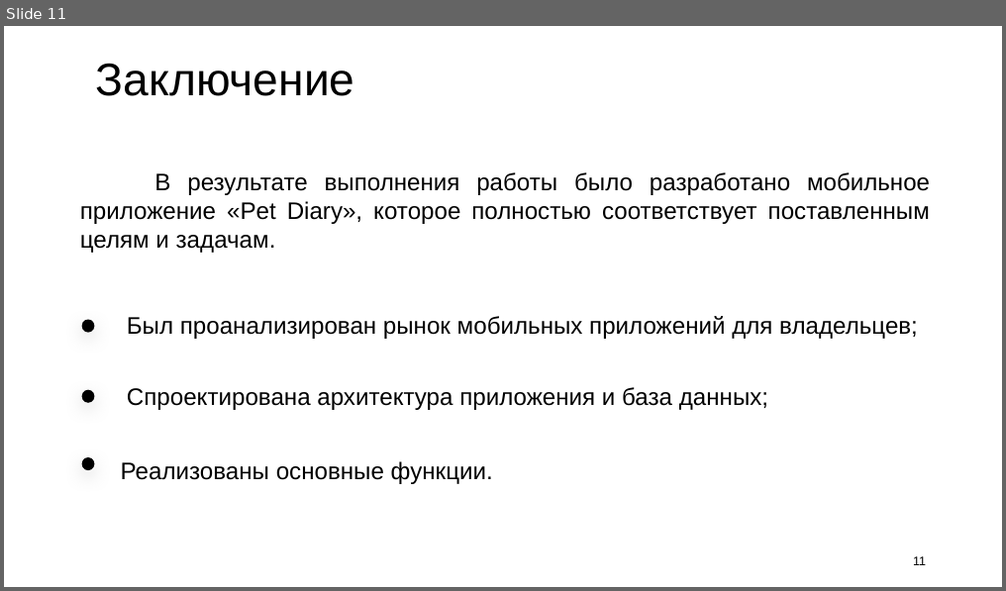
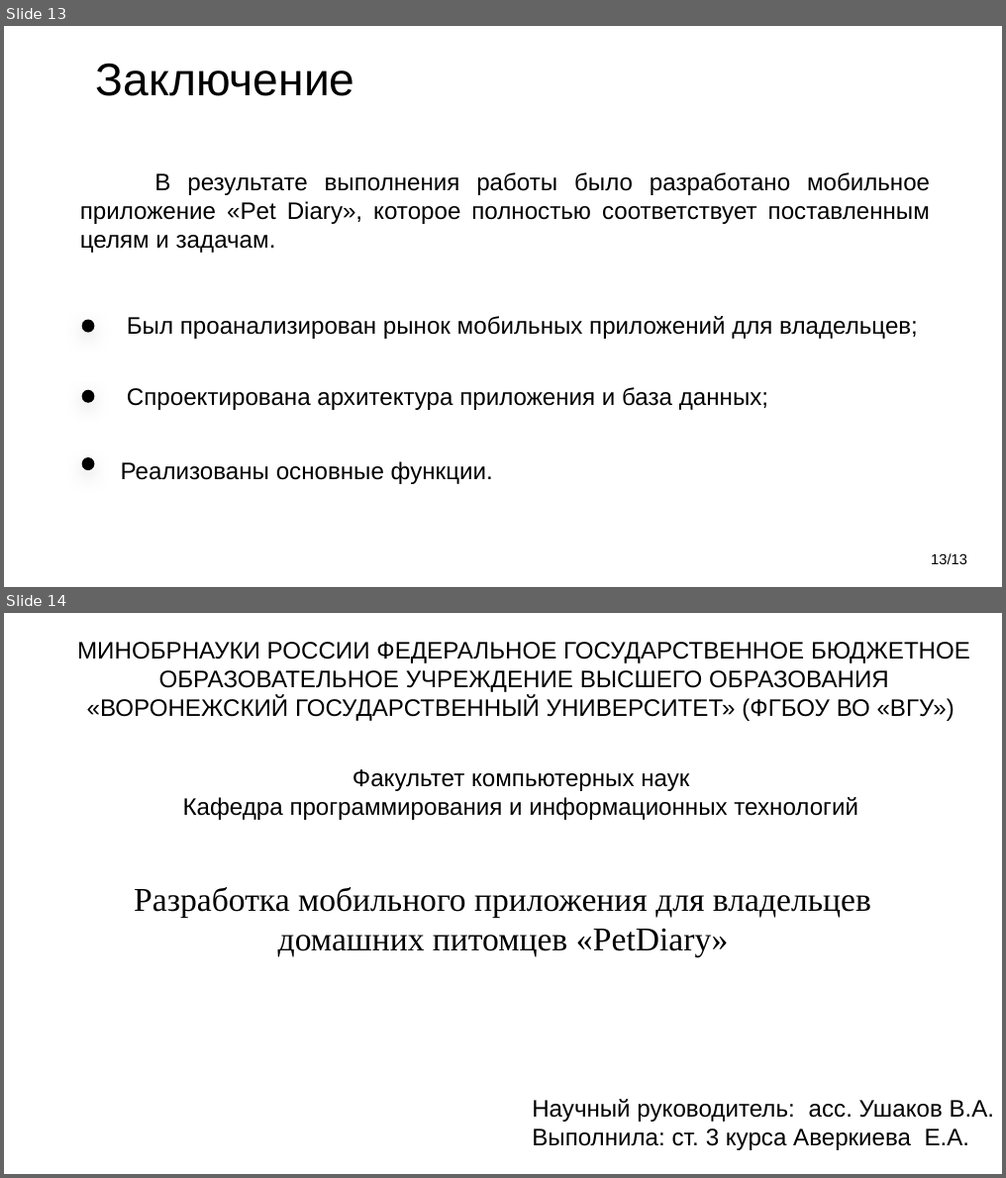
Before and after one commit to kattrin0/petDiarry_, a slide deck: documentation/презентация_PetDiary.pptx. Shown one above the other, each under a label of ours: slide 11 before the commit, slides 13 and 14 after it. The pictures are 1006x591 and 1006x1178 pixels, drawn with LibreOffice and Linux fonts; fonts in the diff are those of the drawing. Boxes give left, top, right and bottom in pixels: in the first picture for what was removed or moved away, otherwise in the second. Text is boxed around its words. In the diff, an @@ line names an element or a change of style, - is before the commit and + after.

```diff
--- a/documentation/презентация_PetDiary.pptx
+++ b/documentation/презентация_PetDiary.pptx
@@ slide 14 added at box(4, 613, 1002, 1174), background #FFFFFF @@
@@ text added at box(77, 642, 970, 721), 23 pt, text #000000 @@
+МИНОБРНАУКИ РОССИИ ФЕДЕРАЛЬНОЕ ГОСУДАРСТВЕННОЕ БЮДЖЕТНОЕ ОБРАЗОВАТЕЛЬНОЕ УЧРЕЖДЕНИЕ ВЫСШЕГО ОБРАЗОВАНИЯ «ВОРОНЕЖСКИЙ ГОСУДАРСТВЕННЫЙ УНИВЕРСИТЕТ» (ФГБОУ ВО «ВГУ»)
@@ text added at box(183, 769, 858, 820), 23 pt, text #000000 @@
+Факультет компьютерных наук
+Кафедра программирования и информационных технологий
@@ text added at box(134, 887, 871, 957), 32 pt, text #000000 @@
+Разработка мобильного приложения для владельцев домашних питомцев «PetDiary»
@@ text added at box(532, 1099, 995, 1151), 23 pt, text #000000 @@
+Научный руководитель: асс. Ушаков В.А.
+Выполнила: ст. 3 курса Аверкиева Е.А.
@@ what was slide 11 is now slide 13 @@
@@ slide 13 changed as well @@
@@ page number removed at box(913, 557, 926, 566) @@
-11
@@ page number added at box(931, 554, 967, 565), 14 pt, text #000000 @@
+13/13
```
Also in this commit, not shown: 3 other slides changed, 6 other slides added, 5 slides removed, 1 other file.
